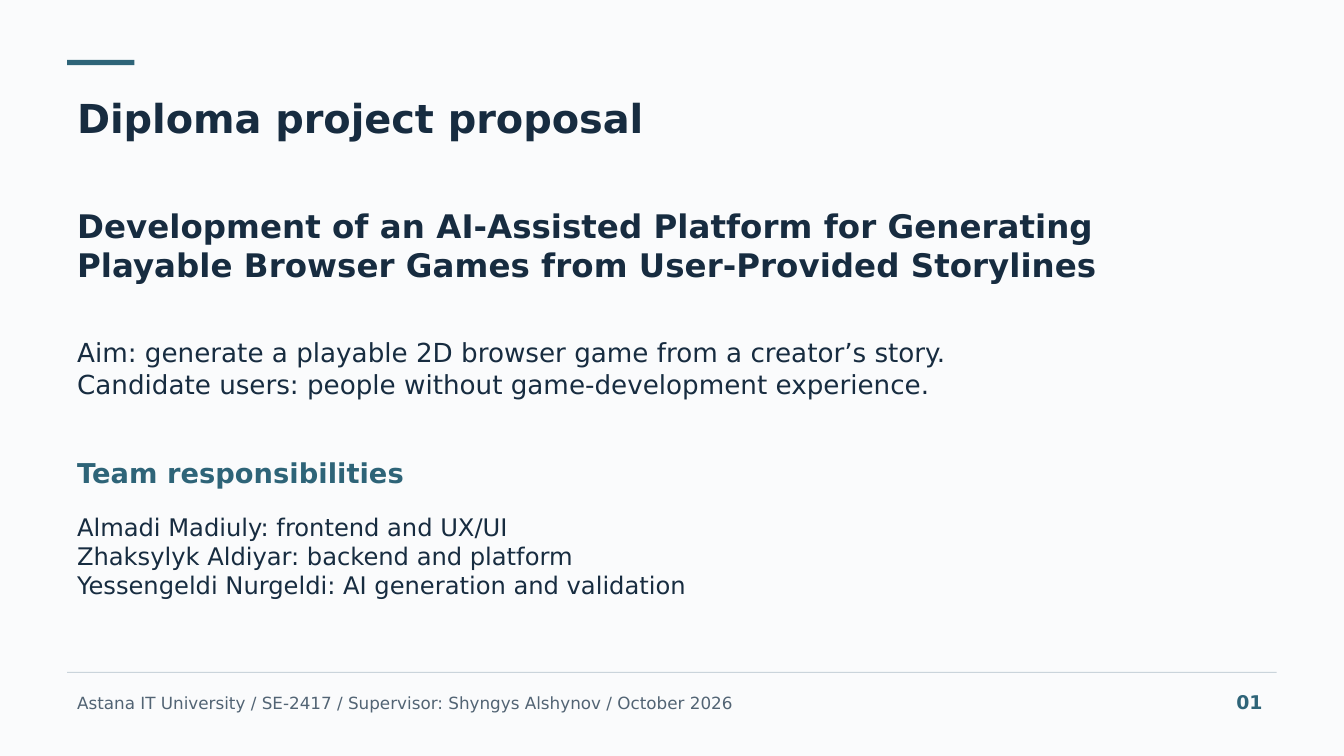
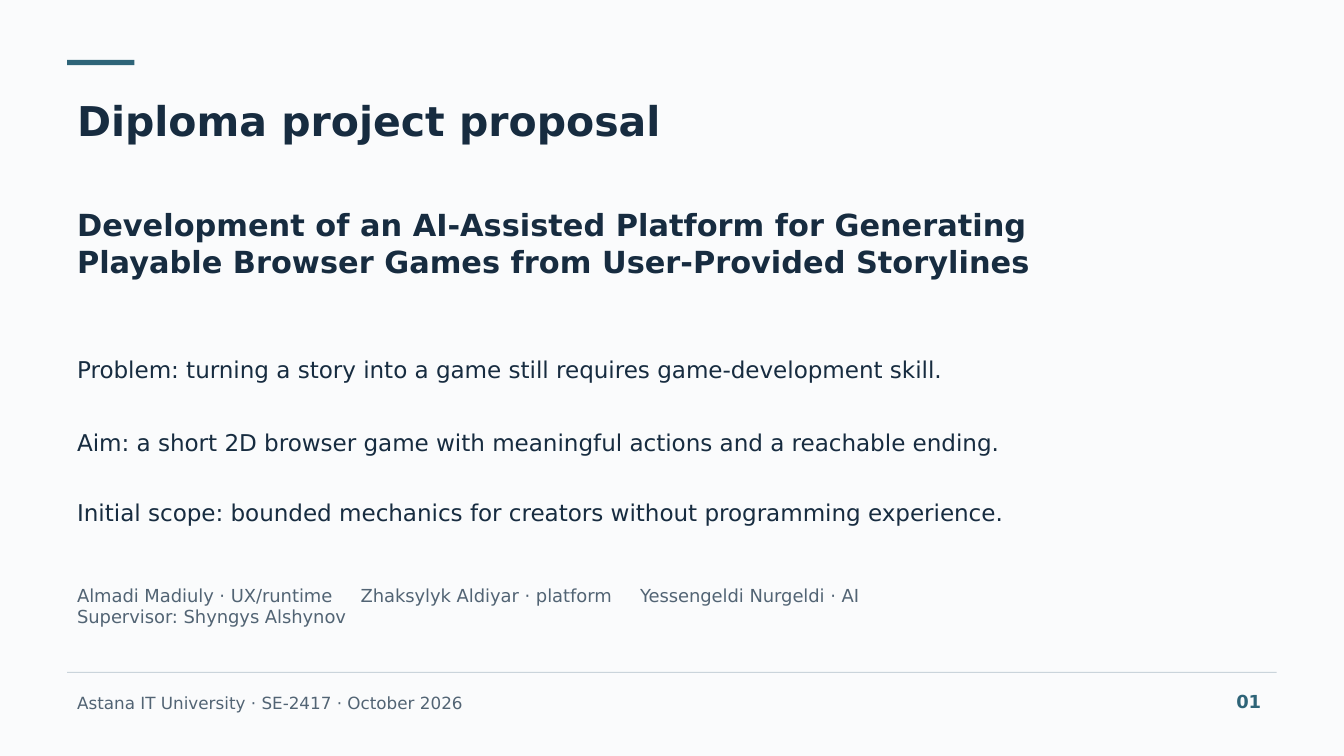
Before and after one commit to lastnurik/diploma, a slide deck: slide 1 of submission/diploma-final-presentation.pptx. Drawn at 1344x756 pixels with LibreOffice and Linux fonts; fonts in the diff are those of the drawing. Boxes give left, top, right and bottom in pixels: in the first picture for what was removed or moved away, otherwise in the second. Text is boxed around its words. In the diff, an @@ line names an element or a change of style, - is before the commit and + after.

Commit message:
Align diploma proposal artifacts and near-term tasks

```diff
--- a/submission/diploma-final-presentation.pptx
+++ b/submission/diploma-final-presentation.pptx
@@ text "Diploma project proposal" at (77, 104, 660, 145): size 28.5 to 29.2 pt @@
@@ text at (77, 213, 1029, 279): text changed; size 23.2 to 21.8 pt @@
-Development of an AI-Assisted Platform for Generating Playable Browser Games from User-Provided Storylines
+Development of an AI-Assisted Platform for Generating
+Playable Browser Games from User-Provided Storylines
@@ text at (77, 360, 942, 383): text changed; size 18.8 to 16.5 pt @@
-Aim: generate a playable 2D browser game from a creator’s story.
-Candidate users: people without game-development experience.
+Problem: turning a story into a game still requires game-development skill.
@@ text added at (77, 433, 999, 456), 16.5 pt, text #172C40 @@
+Aim: a short 2D browser game with meaningful actions and a reachable ending.
@@ text removed at (77, 462, 404, 489) @@
-Team responsibilities
@@ text added at (77, 503, 1003, 526), 16.5 pt, text #172C40 @@
+Initial scope: bounded mechanics for creators without programming experience.
@@ text at (77, 588, 859, 606): text changed; size 17.2 to 12.8 pt; text colour #172C40 to #526474 @@
-Almadi Madiuly: frontend and UX/UI
-Zhaksylyk Aldiyar: backend and platform
-Yessengeldi Nurgeldi: AI generation and validation
+Almadi Madiuly · UX/runtime Zhaksylyk Aldiyar · platform Yessengeldi Nurgeldi · AI
+Supervisor: Shyngys Alshynov
@@ text "01" at (1236, 694, 1261, 709): size 13.5 to 12.8 pt @@
@@ text at (77, 696, 463, 713): text changed @@
-Astana IT University / SE-2417 / Supervisor: Shyngys Alshynov / October 2026
+Astana IT University · SE-2417 · October 2026
```
Also in this commit, not shown: 4 other slides changed, 4 slides added, 6 slides removed, 17 other files.
